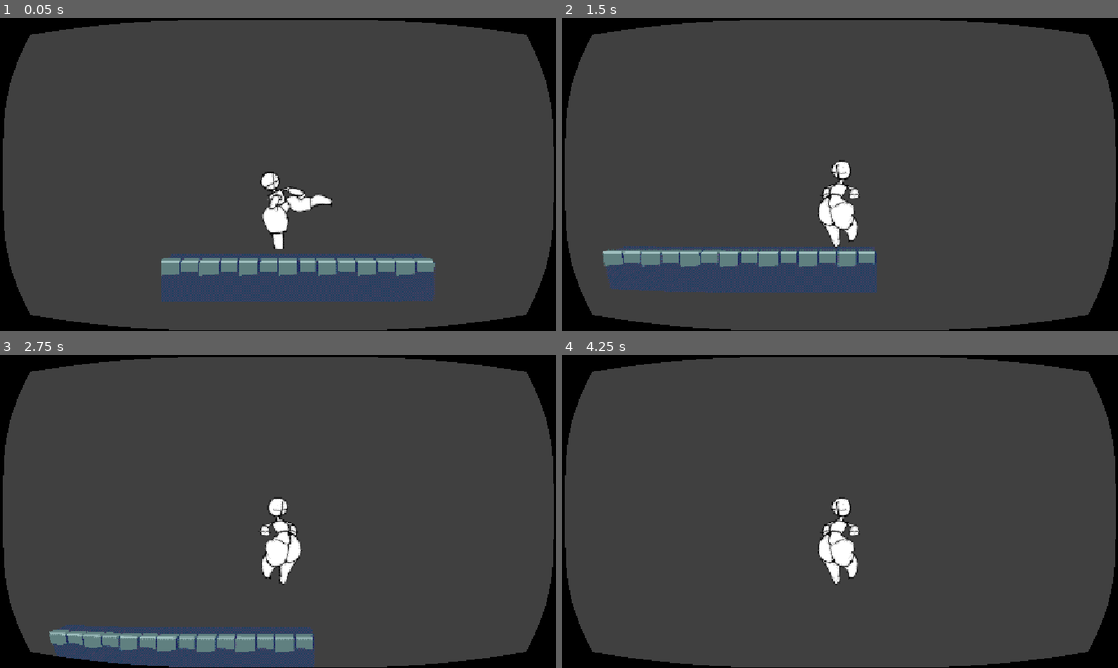
Above: before the commit, frames 1-4 (two rows, left to right).
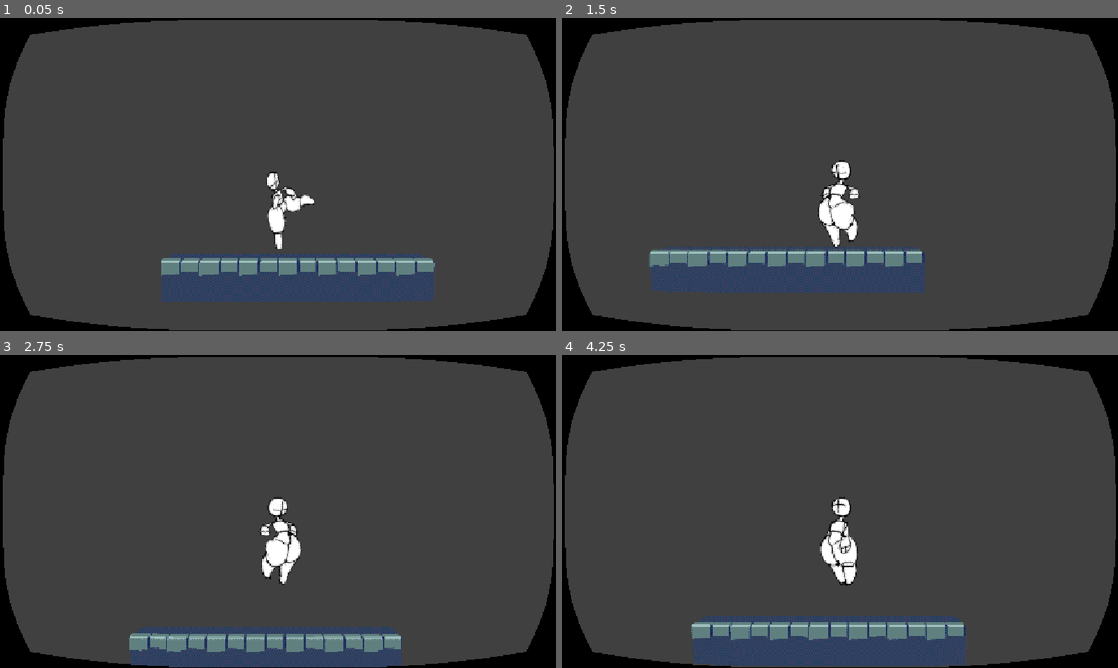
Above: after the commit, the same moments.

Repository: dairycultist/paper-combat
Game: Godot game, scene res://world.tscn
The game is run twice, just before and just after one commit, with the same random seed, the same clock (stepped at 60 frames per second) and the same inputs.
Inputs:
- Up to frame 1 (0.05 s): no input
- Up to frame 2 (1.5 s): hold Right (move_right) 0.53-1.28 s; tap X (attack) at 0.6 s; tap Z (jump) at 0.77, 0.8, 1.07, 1.35 s; hold Left (move_left) from 1.28 s (still down)
- Up to frame 3 (2.75 s): tap Z (jump) at 1.52, 1.82, 2.3 s; tap X (attack) at 1.55, 2.1 s; release Left (move_left) at 2.03 s; hold Right (move_right) from 2.03 s (still down)
- Up to frame 4 (4.25 s): tap X (attack) at 2.85 s; tap Z (jump) at 3.02, 3.32, 3.6, 3.77, 4.07 s; release Right (move_right) at 3.53 s; hold Left (move_left) from 3.53 s (still down)

The runs differ from the first frame. In frame 1, 0.9% of the frame differs, in the area x 46-60%, y 49-74%; in frame 2, 3.0%; in frame 3, 4.1%; in frame 4, 8.5%, in the area x 23-73%, y 45-100%.

Commit message:
Flying tornado kick, improved punch

Diff:
--- a/player/player.gd
+++ b/player/player.gd
@@ -13,16 +13,18 @@
 
 func _process(delta: float) -> void:
 
+	var anim_to_play : String
+
 	var move := Input.get_axis("move_left", "move_right")
 
 	# moving
 	if move:
 		velocity.x = lerp(velocity.x, run_speed * move, acceleration * delta)
-		$AnimationPlayer.play("walk")
+		anim_to_play = "walk"
 		$Sprite3D.flip_h = move < 0.0
 	else:
 		velocity.x = lerp(velocity.x, 0.0, acceleration * delta)
-		$AnimationPlayer.play("idle")
+		anim_to_play = "idle"
 
 	# grounding-related stuff
 	if is_on_floor():
@@ -34,32 +36,39 @@
 		if Input.is_action_just_pressed("jump"):
 			jump_t = 0.0
 			velocity.y = jump_speed
-			$AnimationPlayer.play("jump")
+			anim_to_play = "jump"
 
 	else:
 		# gravity
 		velocity.y -= gravity * delta
 
 		if velocity.y > 0.0:
-			$AnimationPlayer.play("jump")
+			anim_to_play = "jump"
 		else:
-			$AnimationPlayer.play("fall")
+			anim_to_play = "fall"
 
 	is_grounded = is_on_floor()
 
-	if Input.is_action_just_pressed("attack"):
+	if Input.is_action_just_pressed("attack") and attack_t > 0.35:
 		attack_t = 0.0
 
-	if attack_t < 0.3:
-		$AnimationPlayer.play("kick")
+	# determine attack
+	if abs(jump_t - attack_t) < 0.1 and attack_t < 0.3 and not is_grounded:
+		anim_to_play = "flying_tornado_kick"
+	elif attack_t < 0.3:
+		anim_to_play = "punch"
+		velocity.x = lerp(velocity.x, 0.0, acceleration * 2.0 * delta)
 
-	# special moves
-
-	# im gonna make a fighting game you press B to jump and A to punch and A+B to do
-	# a flying tornado kick and A in the air to do a flying kickdash and A then B to
-	# do an uppercut and A right on landing on the ground to do a sliding kickdash
+	# attack = punch
+	# jump + attack = flying tornado kick
+	# attack + airborne = flying kickdash
+	# attack + landing = sliding kickdash
+	# attack then jump = uppercut (knocks enemy into air)
 
 	move_and_slide()
+
+	$Sprite3D.scale = Vector3.ONE
+	$AnimationPlayer.play(anim_to_play)
 
 	jump_t += delta
 	attack_t += delta
--- a/world.tscn
+++ b/world.tscn
@@ -31,6 +31,13 @@
 "update": 1,
 "values": [ExtResource("4_aqk2v")]
 }
+tracks/1/type = "scale_3d"
+tracks/1/imported = false
+tracks/1/enabled = true
+tracks/1/path = NodePath("Sprite3D")
+tracks/1/interp = 1
+tracks/1/loop_wrap = true
+tracks/1/keys = PackedFloat32Array(0, 1, 1, 1, 1)
 
 [sub_resource type="Animation" id="Animation_k3n1d"]
 resource_name = "fall"
@@ -47,6 +54,30 @@
 "update": 1,
 "values": [ExtResource("5_gbfbk")]
 }
+
+[sub_resource type="Animation" id="Animation_70uel"]
+resource_name = "flying_tornado_kick"
+length = 0.19999999999999998
+loop_mode = 1
+tracks/0/type = "value"
+tracks/0/imported = false
+tracks/0/enabled = true
+tracks/0/path = NodePath("Sprite3D:texture")
+tracks/0/interp = 1
+tracks/0/loop_wrap = true
+tracks/0/keys = {
+"times": PackedFloat32Array(0),
+"transitions": PackedFloat32Array(1),
+"update": 1,
+"values": [ExtResource("7_ioo17")]
+}
+tracks/1/type = "scale_3d"
+tracks/1/imported = false
+tracks/1/enabled = true
+tracks/1/path = NodePath("Sprite3D")
+tracks/1/interp = 1
+tracks/1/loop_wrap = true
+tracks/1/keys = PackedFloat32Array(0, 1, 1, 1, 1, 0.1, 1, -1, 1, 1, 0.2, 1, 1, 1, 1)
 
 [sub_resource type="Animation" id="Animation_ioo17"]
 resource_name = "idle"
@@ -117,9 +148,10 @@
 _data = {
 &"RESET": SubResource("Animation_gbfbk"),
 &"fall": SubResource("Animation_k3n1d"),
+&"flying_tornado_kick": SubResource("Animation_70uel"),
 &"idle": SubResource("Animation_ioo17"),
 &"jump": SubResource("Animation_ic0uy"),
-&"kick": SubResource("Animation_2o6r5"),
+&"punch": SubResource("Animation_2o6r5"),
 &"walk": SubResource("Animation_wse8f")
 }
 
